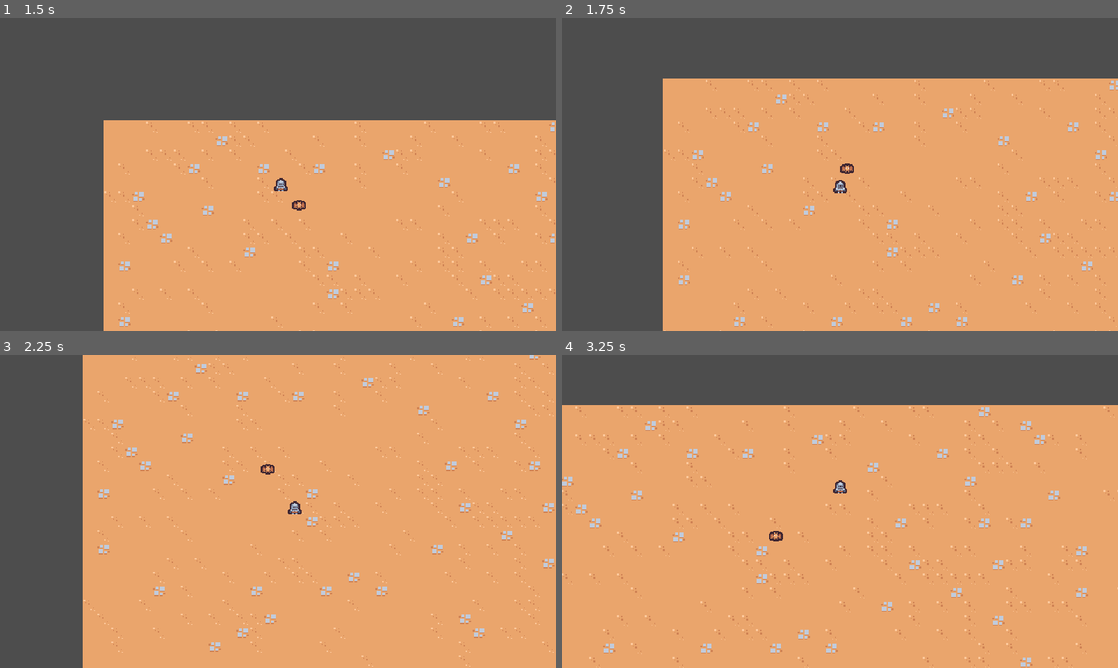
Above: before the commit, frames 1-4 (two rows, left to right).
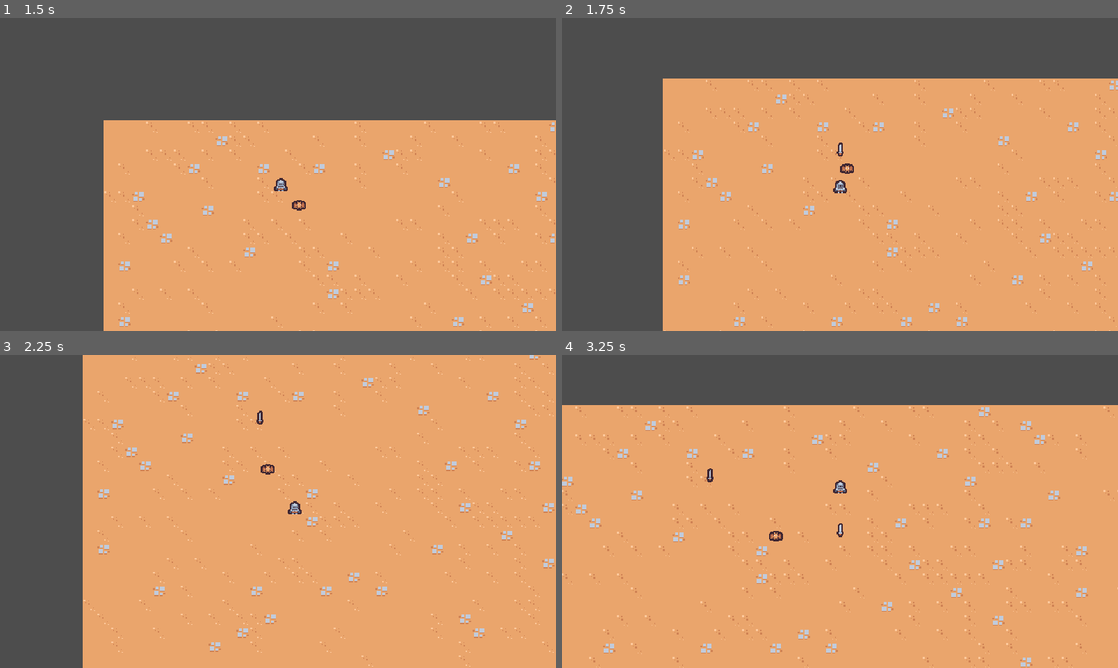
Above: after the commit, the same moments.

Repository: Osama-cs/GameDevPractise
Game: Godot game, scene res://scenes/main/main.tscn
The game is run twice, just before and just after one commit, with the same random seed, the same clock (stepped at 60 frames per second) and the same inputs.
Inputs:
- Up to frame 1 (1.5 s): hold D (move_right) 0.53-1.28 s; hold S (move_down) from 1.28 s (still down)
- Up to frame 2 (1.75 s): keep holding S (move_down)
- Up to frame 3 (2.25 s): release S (move_down) at 2.03 s; hold D (move_right) from 2.03 s (still down)
- Up to frame 4 (3.25 s): release D (move_right) at 2.78 s; hold W (move_up) from 2.78 s (still down)

Frame 1 is identical in both runs. In frame 2, less than 0.1% of the frame differs, in the area x 49-51%, y 39-45%; in frame 3, less than 0.1%; in frame 4, less than 0.1%, in the area x 26-51%, y 36-59%.

Commit message:
Creating the sword ability
making a basic timer as well so it calls sword instance every 1.5 seconds.

Diff:
--- /dev/null
+++ b/scenes/ability/sword_ability/sword_ability.tscn
@@ -0,0 +1,9 @@
+[gd_scene load_steps=2 format=3 uid="uid://chd847a5hh642"]
+
+[ext_resource type="Texture2D" uid="uid://b0n5fth57k17n" path="res://scenes/ability/sword_ability/sword.png" id="1_wb7y8"]
+
+[node name="SwordAbility" type="Node2D"]
+
+[node name="Sprite2D" type="Sprite2D" parent="."]
+texture = ExtResource("1_wb7y8")
+offset = Vector2(0, -4)
--- /dev/null
+++ b/scenes/ability/sword_ability_controller/sword_ability_controller.gd
@@ -0,0 +1,18 @@
+# 8
+extends Node
+
+@export var sword_ability: PackedScene
+
+# Called when the node enters the scene tree for the first time.
+func _ready():
+	$Timer.timeout.connect(on_timer_timeout)
+
+
+func on_timer_timeout():
+	var player = get_tree().get_first_node_in_group("player") as Node2D
+	if player == null:
+		return
+
+	var sword_instance = sword_ability.instantiate() as Node2D
+	player.get_parent().add_child(sword_instance)
+	sword_instance.global_position = player.global_position
--- /dev/null
+++ b/scenes/ability/sword_ability_controller/sword_ability_controller.tscn
@@ -0,0 +1,12 @@
+[gd_scene load_steps=3 format=3 uid="uid://dssq1ky1p5cq5"]
+
+[ext_resource type="Script" path="res://scenes/ability/sword_ability_controller/sword_ability_controller.gd" id="1_5uei5"]
+[ext_resource type="PackedScene" uid="uid://chd847a5hh642" path="res://scenes/ability/sword_ability/sword_ability.tscn" id="2_76brl"]
+
+[node name="SwordAbilityController" type="Node"]
+script = ExtResource("1_5uei5")
+sword_ability = ExtResource("2_76brl")
+
+[node name="Timer" type="Timer" parent="."]
+wait_time = 1.5
+autostart = true
--- a/scenes/basic_enemy/basic_enemy.gd
+++ b/scenes/basic_enemy/basic_enemy.gd
@@ -1,3 +1,4 @@
+#7
 extends CharacterBody2D
 
 const MAX_SPEED = 75
--- a/scenes/player/player.tscn
+++ b/scenes/player/player.tscn
@@ -1,7 +1,8 @@
-[gd_scene load_steps=4 format=3 uid="uid://c3q5cynrnbp2l"]
+[gd_scene load_steps=5 format=3 uid="uid://c3q5cynrnbp2l"]
 
 [ext_resource type="Script" path="res://scenes/player/player.gd" id="1_ldp3v"]
 [ext_resource type="Texture2D" uid="uid://gobgcb5f448g" path="res://scenes/player/player.png" id="2_jb81w"]
+[ext_resource type="PackedScene" uid="uid://dssq1ky1p5cq5" path="res://scenes/ability/sword_ability_controller/sword_ability_controller.tscn" id="2_rr18a"]
 
 [sub_resource type="CircleShape2D" id="CircleShape2D_yqqom"]
 radius = 5.0
@@ -10,6 +11,10 @@
 collision_layer = 0
 script = ExtResource("1_ldp3v")
 
+[node name="AbilityManager" type="Node" parent="."]
+
+[node name="SwordAbilityController" parent="AbilityManager" instance=ExtResource("2_rr18a")]
+
 [node name="Sprite2D" type="Sprite2D" parent="."]
 texture = ExtResource("2_jb81w")
 offset = Vector2(0, -8)
Binary file added: scenes/ability/sword_ability/sword.png
Not shown, added: scenes/ability/sword_ability/sword.png.import
